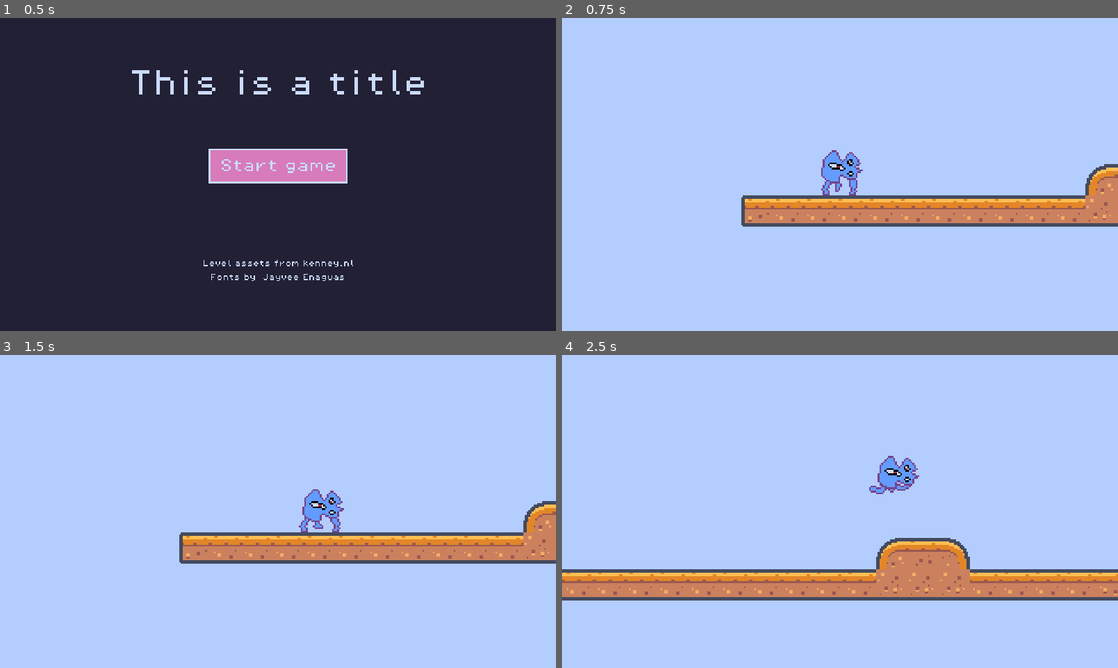
Above: before the commit, frames 1-4 (two rows, left to right).
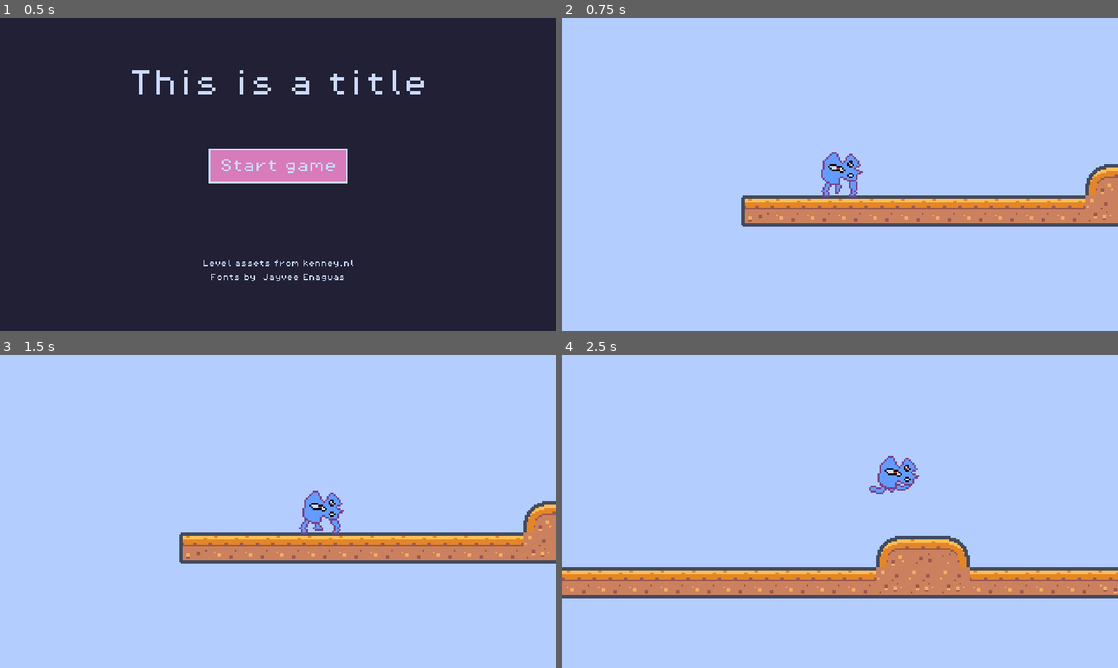
Above: after the commit, the same moments.

Repository: yndajas/ludum-dare-54
Game: Godot game, scene res://scenes/main_menu.tscn
The game is run twice, just before and just after one commit, with the same random seed, the same clock (stepped at 60 frames per second) and the same inputs.
Inputs:
- Up to frame 1 (0.5 s): no input
- Up to frame 2 (0.75 s): click "Start game" at 0.5 s
- Up to frame 3 (1.5 s): tap Enter at 1.25 s; hold Right (move_right) from 1.28 s (still down)
- Up to frame 4 (2.5 s): keep holding Right (move_right); tap Space (jump) at 1.52, 2.27 s

Frame 1 is identical in both runs. In frame 2, 0.4% of the frame differs, in the area x 46-55%, y 42-58%; in frame 3, 0.4%; in frame 4, 5.0%, in the area x 0-100%, y 57-79%.

Commit message:
Refine player collision shape
The collision shape seems to need to end one pixel above the bottom of
the sprite lower bounds in order to collide correctly

Diff:
--- a/scenes/level_1.tscn
+++ b/scenes/level_1.tscn
@@ -457,7 +457,7 @@
 animation = &"idle"
 
 [node name="CollisionShape2D" type="CollisionShape2D" parent="Player"]
-position = Vector2(232, 260)
+position = Vector2(232, 259)
 shape = SubResource("CapsuleShape2D_d60yk")
 
 [node name="Camera2D" type="Camera2D" parent="Player"]
